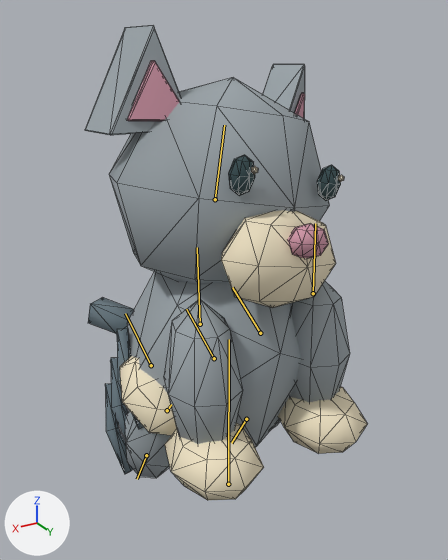
What one commit did to the glTF model public/assets/island/petshop-v1/pet_kitten__grey_low.glb.
Camera for both pictures: a 50 mm lens placed at (0.424, 0.691, 0.714), pointed at (0.008, -0.002, 0.368). Lighting does not change. The marker at lower left points along +X, +Y and +Z. The picture after the commit comes second. Both versions are drawn at frame 12 of the action 'BasketSit'; the numbers are the values there. The bones that bend it are drawn over the model as lines. Mesh edges are drawn as thin lines.
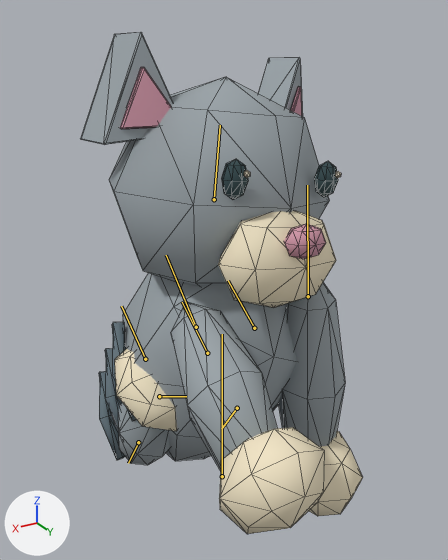
Edits to the bpy script that builds the scene:
```text
Change bone_root:
    where bone_root = bpy.data.objects['GameIsland.PetRig.kitten.v1'].pose.bones['Root']
    bone_root.location: (-3048.25, 0.0, -7783.582) -> (-3048.25, 0.0, -7783.562)
Change bone_body:
    where bone_body = bpy.data.objects['GameIsland.PetRig.kitten.v1'].pose.bones['Body']  # child of 'Root'
    bone_body.rotation_quaternion: (0.861, 0.509, 0.0, 0.0) -> (0.878, 0.479, 0.0, 0.0)  # degrees (61, 0, 0) -> degrees (57, 0, 0)
Change bone_head:
    where bone_head = bpy.data.objects['GameIsland.PetRig.kitten.v1'].pose.bones['Head']  # child of 'Body'
    bone_head.rotation_quaternion: (0.871, -0.475, 0.107, 0.058) -> (0.891, -0.446, 0.078, 0.039)  # degrees (-57, 14, 0) -> degrees (-53, 10, 0)
Change bone_front_l:
    where bone_front_l = bpy.data.objects['GameIsland.PetRig.kitten.v1'].pose.bones['Front.L']  # child of 'Body'
    bone_front_l.rotation_quaternion: (0.869, -0.494, 0.0, 0.0) -> (0.877, -0.479, -0.017, -0.031)  # degrees (-59, 0, 0) -> degrees (-57, -3, -2)
    bone_front_l.scale: (1.0, 1.0, 1.0) -> (1.0, 1.6, 1.0)
Change bone_front_r:
    where bone_front_r = bpy.data.objects['GameIsland.PetRig.kitten.v1'].pose.bones['Front.R']  # child of 'Body'
    bone_front_r.rotation_quaternion: (0.869, -0.494, 0.0, 0.0) -> (0.999, -0.002, 0.0, 0.035)  # degrees (-59, 0, 0) -> degrees (0, 0, 4)
    bone_front_r.scale: (1.0, 1.0, 1.0) -> (1.0, 1.16, 1.0)
Change bone_tail:
    where bone_tail = bpy.data.objects['GameIsland.PetRig.kitten.v1'].pose.bones['Tail']  # child of 'Body'
    bone_tail.rotation_quaternion: (0.576, -0.808, -0.099, -0.071) -> (0.499, -0.864, 0.06, 0.035)  # degrees (-110, -13, 5) -> degrees (-120, 7, -4)
```

Changed parts and their boxes (x1, y1, x2, y2) in the pictures (448 x 560 px):
'Mesh_0', posed
    before: (85, 25, 367, 500)
    after: (81, 32, 363, 534)
bone 'Root', root to tip
    before: (228, 484) to (229, 339)
    after: (222, 476) to (222, 334)
bone 'Body', root to tip
    before: (214, 358) to (186, 309)
    after: (207, 353) to (182, 302)
bone 'Head', root to tip
    before: (215, 199) to (224, 125)
    after: (214, 199) to (220, 125)
bone 'Front.L', root to tip
    before: (313, 293) to (315, 223)
    after: (308, 296) to (307, 185)
bone 'Front.R', root to tip
    before: (200, 324) to (197, 247)
    after: (196, 327) to (166, 255)
bone 'Tail', root to tip
    before: (167, 410) to (171, 404)
    after: (159, 396) to (186, 396)
